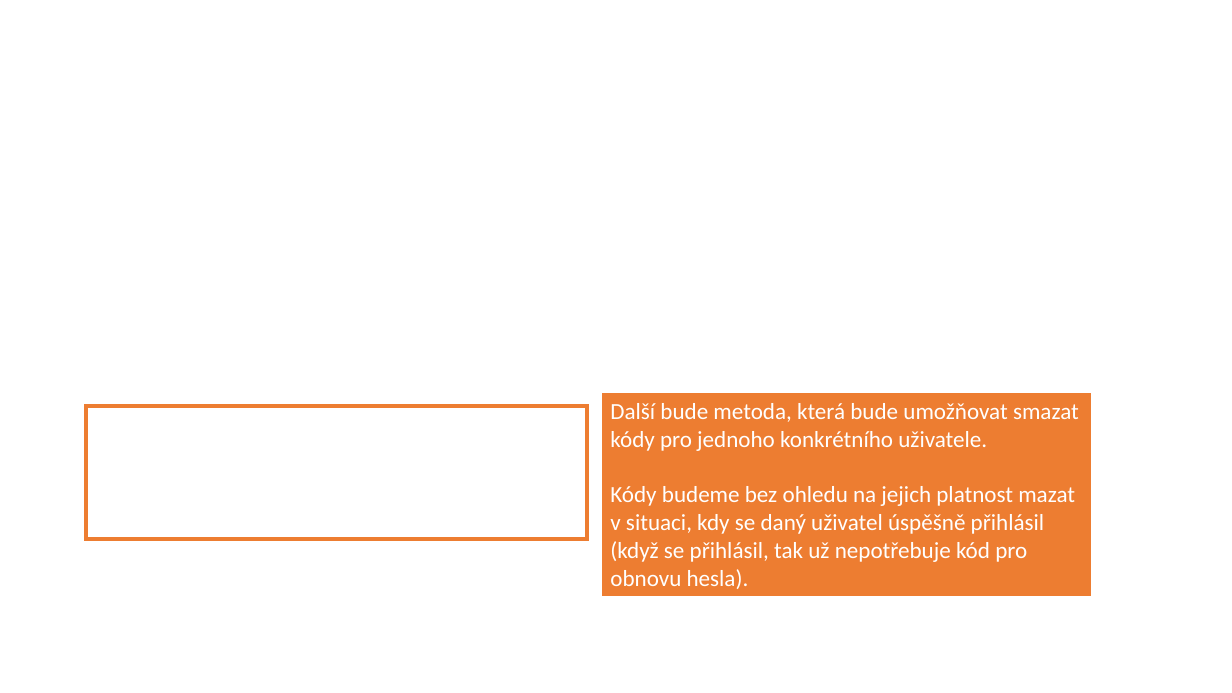
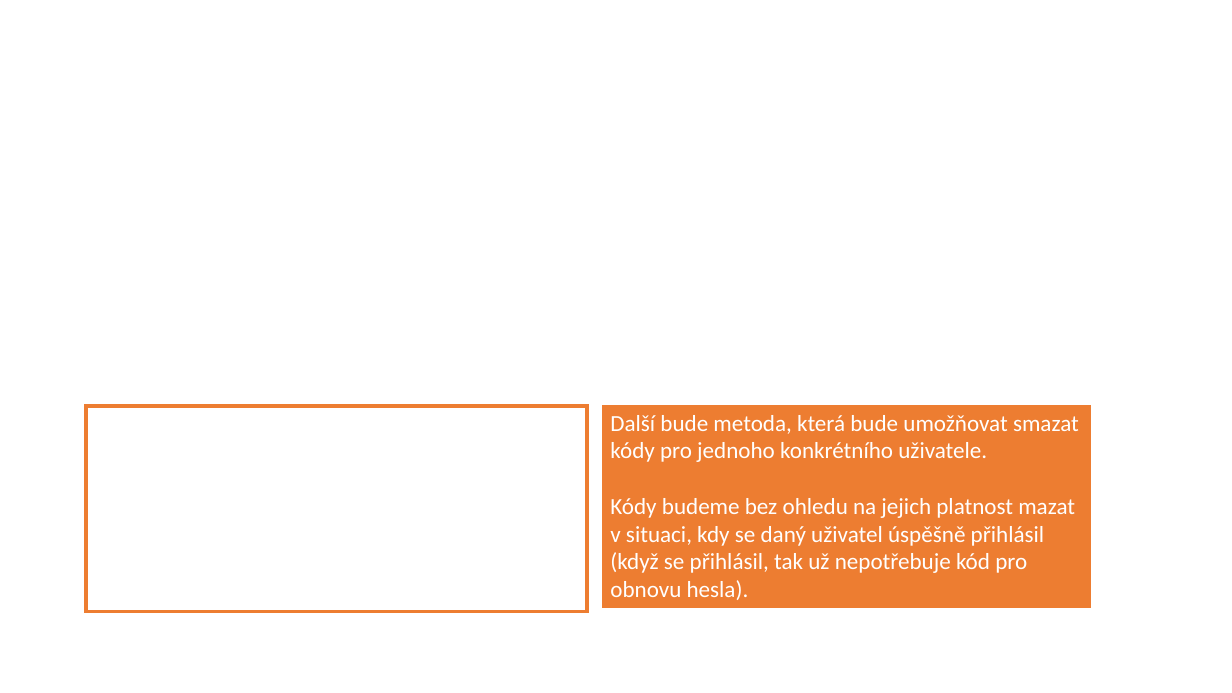
Before and after one commit to 4iz571/cviceni, a slide deck: slide 18 of 07-fb-uzivatele/notes4-obnova-hesla-priprava.pptx. Drawn at 1232x693 pixels with LibreOffice and Linux fonts; fonts in the diff are those of the drawing; background and template pictures are left out. Boxes give left, top, right and bottom in pixels: in the first picture for what was removed or moved away, otherwise in the second. Text is boxed around its words. In the diff, an @@ line names an element or a change of style, - is before the commit and + after.

```diff
--- a/07-fb-uzivatele/notes4-obnova-hesla-priprava.pptx
+++ b/07-fb-uzivatele/notes4-obnova-hesla-priprava.pptx
@@ rectangle: place and size @@
-rectangle at [86, 407, 587, 539]
+rectangle at [86, 407, 587, 612]
@@ rectangle "Další bude metoda, která bude ...": place and size @@
-rectangle "Další bude metoda, která bude ..." at [602, 392, 1092, 597]
+rectangle "Další bude metoda, která bude ..." at [602, 404, 1092, 609]
```
Also in this commit, not shown: 2 other files.
